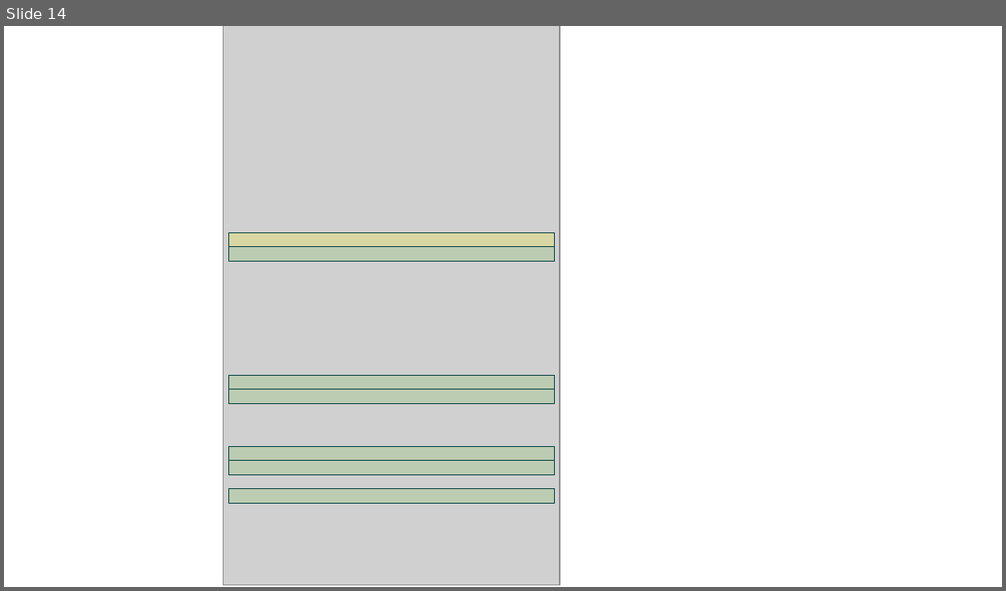
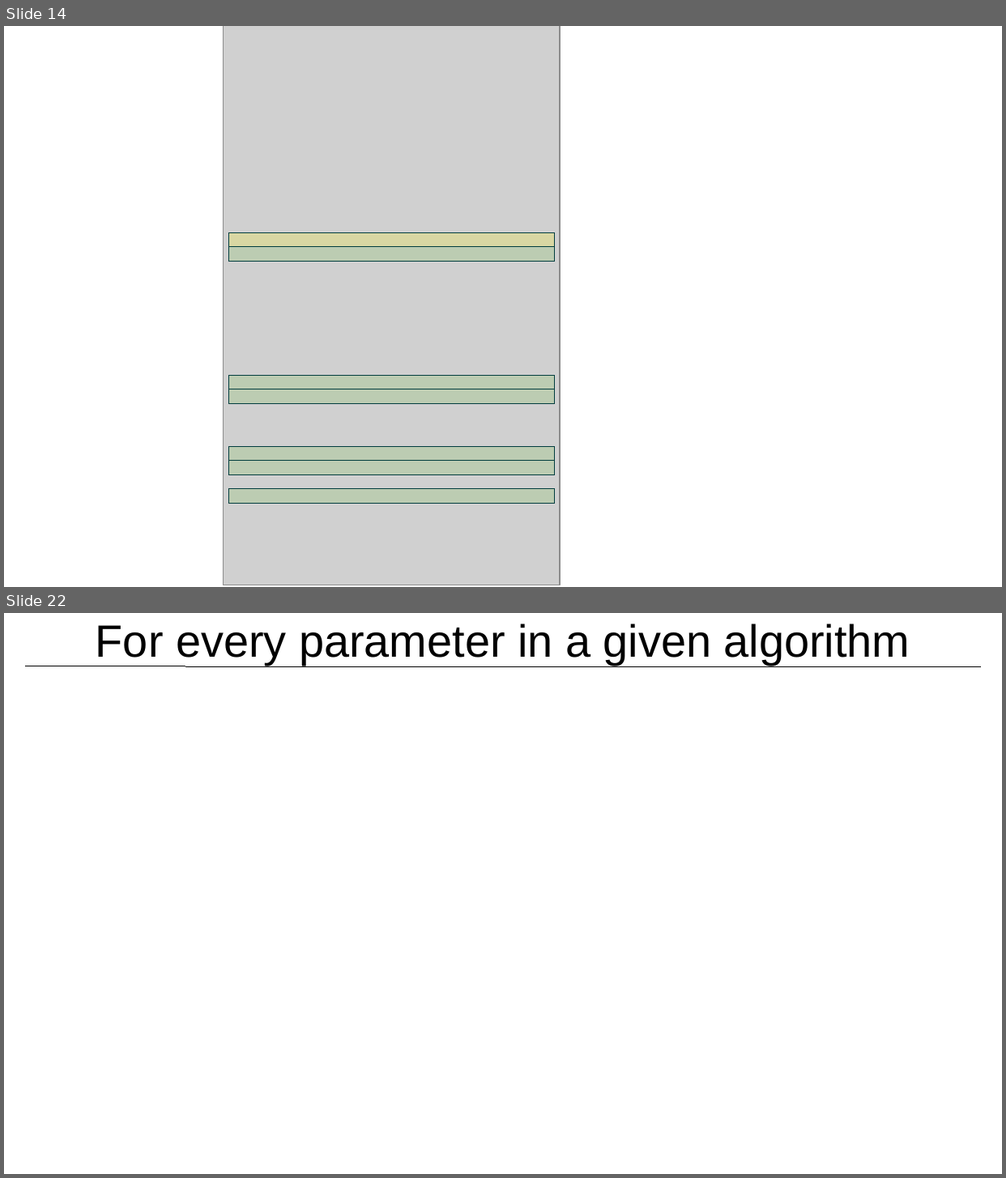
Before and after one commit to raminrasoulinezhad/MLBlocks, a slide deck: presentations/Idea.odp. Shown one above the other, each under a label of ours: slide 14 before the commit, slides 14 and 22 after it; the slides between them are not shown. The pictures are 1006x591 and 1006x1178 pixels, drawn with LibreOffice and Linux fonts; fonts in the diff are those of the drawing; grey boxes stand for pictures. Boxes give left, top, right and bottom in pixels: in the first picture for what was removed or moved away, otherwise in the second. Text is boxed around its words. In the diff, an @@ line names an element or a change of style, - is before the commit and + after.

```diff
--- a/presentations/Idea.odp
+++ b/presentations/Idea.odp
@@ slide 22 added at (4, 613, 1002, 1174), background #FFFFFF @@
@@ title added at (96, 624, 910, 665), 36 pt, text #000000 @@
+For every parameter in a given algorithm
@@ line added from (26, 666) to (981, 666), #000000 0 pt @@
```
Also in this commit, not shown: 13 other slides added.
